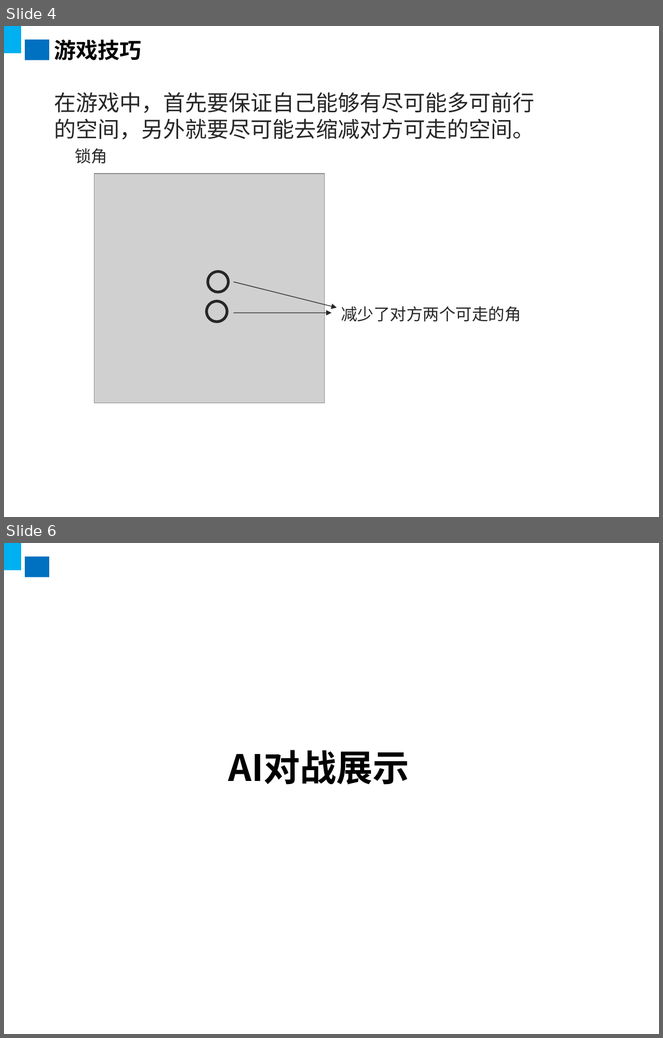
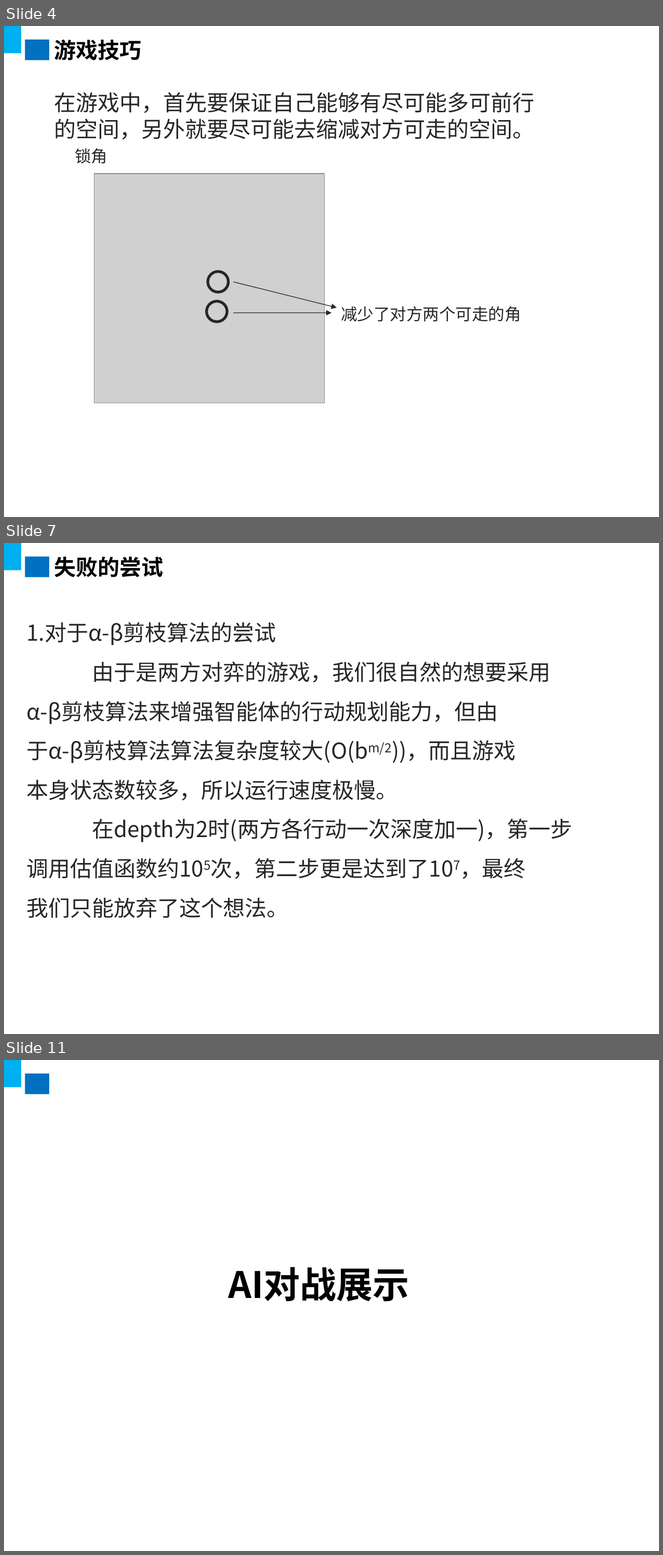
Before and after one commit to walkerning/Square-Fighter, a slide deck: presentation.ppt. Shown one above the other, each under a label of ours: slides 4 and 6 before the commit, slides 4, 7 and 11 after it; the slides between them are not shown. The pictures are 663x1038 and 663x1555 pixels, drawn with LibreOffice and Linux fonts; fonts in the diff are those of the drawing; grey boxes stand for pictures; background and template pictures are left out. Boxes give left, top, right and bottom in pixels: in the first picture for what was removed or moved away, otherwise in the second. Text is boxed around its words. In the diff, an @@ line names an element or a change of style, - is before the commit and + after.

```diff
--- a/presentation.ppt
+++ b/presentation.ppt
@@ slide 7 added at (x1=4, y1=543, x2=659, y2=1034), background picture (left out); not listed: 2 template elements that a slide beside it also shows @@
@@ title added at (x1=54, y1=557, x2=164, y2=577), 24 pt, text #000000, bold @@
+失败的尝试
@@ text added at (x1=27, y1=622, x2=573, y2=918), 24 pt, text #262626 @@
+1. 对于α-β剪枝算法的尝试
+由于是两方对弈的游戏，我们很自然的想要采用
+α-β剪枝算法来增强智能体的行动规划能力，但由
+于α-β剪枝算法算法复杂度较大(O(bm/2))，而且游戏
+本身状态数较多，所以运行速度极慢。
+在depth为2时(两方各行动一次深度加一)，第一步
+调用估值函数约105次，第二步更是达到了107，最终
+我们只能放弃了这个想法。
@@ what was slide 6 is now slide 11 @@
```
Also in this commit, not shown: 1 slide changed, 4 other slides added, 3 other files.
